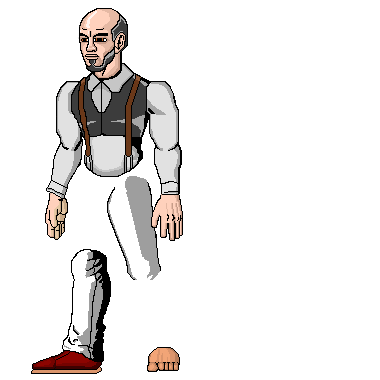
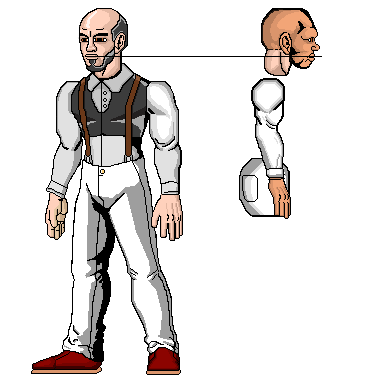
Revision of a layered 380×380 image; what changed, layer by layer:
showed "braço", painted on it over left=251, top=78, right=285, bottom=133
showed "conecção dupla", painted on it over left=255, top=112, right=285, bottom=178
showed "mão" over left=268, top=169, right=291, bottom=219
added layer "Pintar camada 6" above "cabeça" over left=99, top=56, right=322, bottom=57
showed "cabeça" over left=261, top=8, right=320, bottom=69
showed "cintura" (1st of 2), moved it above "peitoral", painted on it over left=79, top=155, right=290, bottom=217
showed "pescoço #1", painted on it over left=264, top=42, right=295, bottom=76
painted on "Braço direito" over left=150, top=86, right=175, bottom=149
renamed "cintura #1" to "cintura", showed it, moved it above "peitoral ido", painted on it over left=79, top=155, right=290, bottom=214
painted on "peitoral ido" over left=74, top=78, right=146, bottom=137
painted on "barriga" over left=101, top=135, right=109, bottom=176
painted on "mãos" over left=174, top=217, right=182, bottom=219
painted on "coxa esquerda" over left=130, top=177, right=159, bottom=280
showed "perna direita" over left=72, top=185, right=115, bottom=273
showed "canela esquerda #1", painted on it over left=131, top=262, right=179, bottom=355
painted on "dedos do pé direito" over left=146, top=361, right=181, bottom=375
painted on "pé direito" over left=149, top=347, right=179, bottom=367
